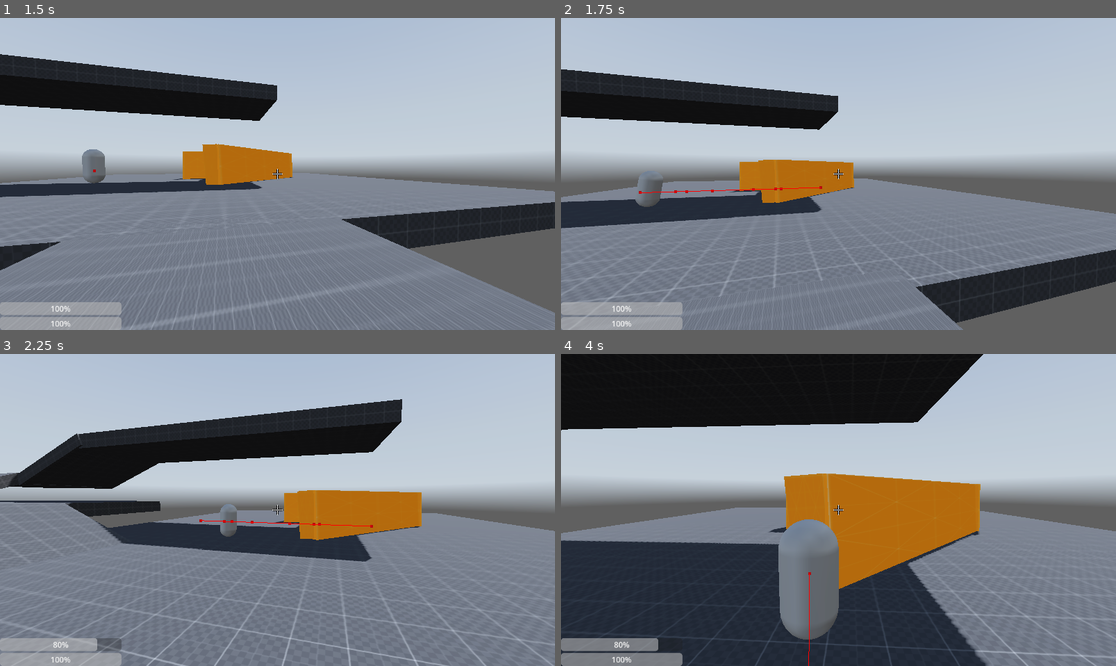
Above: before the commit, frames 1-4 (two rows, left to right).
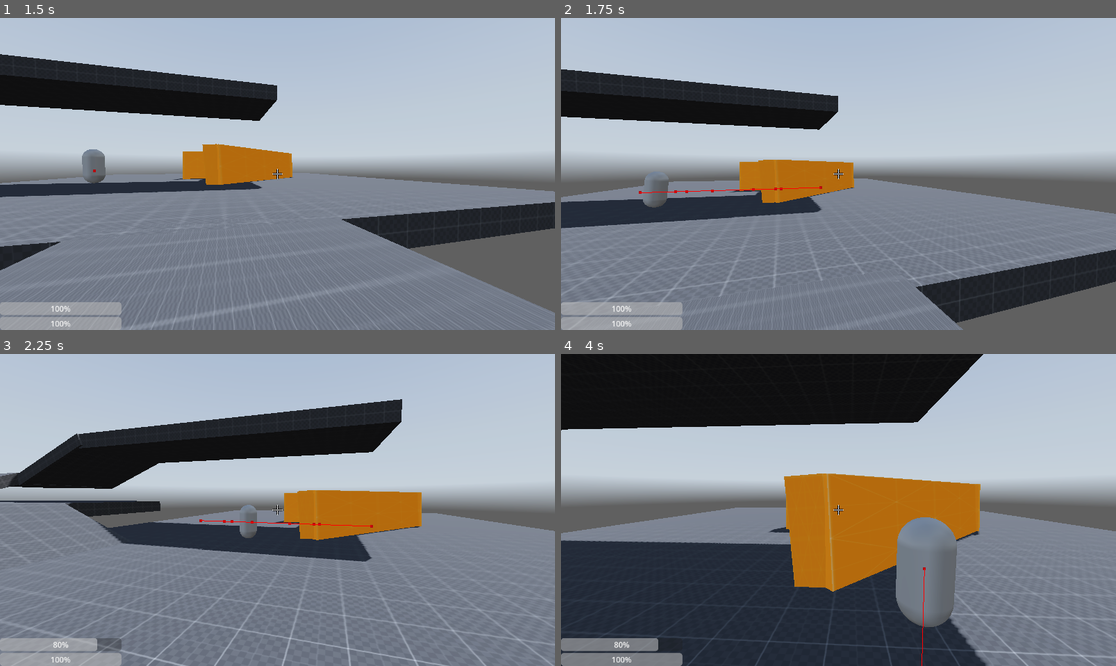
Above: after the commit, the same moments.

Repository: loumcn12/Aftermath
Game: Godot game, scene res://scenes/main menu/main_menu.tscn
The game is run twice, just before and just after one commit, with the same random seed, the same clock (stepped at 60 frames per second) and the same inputs. A sky picture missing from this copy of the repository is replaced by a grey-blue gradient.
Inputs (mouse positions are in pixels of both pictures, inside the frame that each line leads up to):
- Up to frame 1 (1.5 s): click "Start" at 0.5 s; tap Enter at 1.25 s; move the mouse to (305, 174) at 1.27 s; hold W (forward) from 1.28 s (still down); hold Ctrl (crouch) from 1.28 s (still down)
- Up to frame 2 (1.75 s): keep holding W (forward); keep holding Ctrl (crouch); tap Space (jump) at 1.52 s
- Up to frame 3 (2.25 s): keep holding W (forward); move the mouse to (249, 510) at 2.02 s; release Ctrl (crouch) at 2.03 s; tap H (DamageTest) at 2.1 s
- Up to frame 4 (4 s): keep holding W (forward); tap Space (jump) at 2.27, 3.77 s; tap Ctrl (crouch) at 2.3, 3.8 s; move the mouse to (849, 503) at 2.77 s; hold Ctrl (crouch) 2.78-3.53 s; move the mouse to (832, 516) at 3.52 s; tap Shift (sprint) at 3.6 s

Frame 1 is identical in both runs. In frame 2, 0.2% of the frame differs, in the area x 13-20%, y 50-61%; in frame 3, 0.5%; in frame 4, 6.4%, in the area x 39-72%, y 52-100%.

Commit message:
Finished basic enemy AI
Added damage function and proper tracking

Diff:
--- a/scenes/enemy.tscn
+++ b/scenes/enemy.tscn
@@ -7,11 +7,15 @@
 [sub_resource type="CapsuleShape3D" id="CapsuleShape3D_4ra3w"]
 
 [sub_resource type="SphereShape3D" id="SphereShape3D_5uy6h"]
-radius = 4.238
+radius = 4.0
+
+[sub_resource type="SphereShape3D" id="SphereShape3D_7p1mj"]
+radius = 1.5
 
 [node name="Enemy" type="CharacterBody3D"]
 collision_layer = 2
 collision_mask = 7
+floor_max_angle = 1.39626
 script = ExtResource("1_7p1mj")
 
 [node name="MeshInstance3D" type="MeshInstance3D" parent="."]
@@ -30,9 +34,17 @@
 [node name="CollisionShape3D" type="CollisionShape3D" parent="DetectionArea"]
 shape = SubResource("SphereShape3D_5uy6h")
 
+[node name="DamageArea" type="Area3D" parent="."]
+collision_mask = 6
+
+[node name="DamageShape" type="CollisionShape3D" parent="DamageArea"]
+shape = SubResource("SphereShape3D_7p1mj")
+
 [node name="LineOfSightRay" type="RayCast3D" parent="."]
 visible = false
 target_position = Vector3(0, 0, -1)
 collision_mask = 4
 debug_shape_custom_color = Color(1, 0, 0, 1)
 debug_shape_thickness = 5
+
+[node name="DamageTimer" type="Timer" parent="."]
--- a/scenes/main.tscn
+++ b/scenes/main.tscn
@@ -136,3 +136,5 @@
 
 [node name="Enemy" parent="." instance=ExtResource("7_o6xl0")]
 transform = Transform3D(1, 0, 0, 0, 1, 0, 0, 0, 1, 0, 1.36493, 0)
+patrol_speed = 5.0
+chase_speed = 3.0
--- a/scenes/player.tscn
+++ b/scenes/player.tscn
@@ -9,7 +9,7 @@
 [sub_resource type="CapsuleShape3D" id="CapsuleShape3D_m04g1"]
 height = 1.2
 
-[node name="Player" type="CharacterBody3D" groups=["player"]]
+[node name="player" type="CharacterBody3D" groups=["player"]]
 collision_layer = 2
 collision_mask = 5
 script = ExtResource("3_ob08u")
--- a/scripts/base_enemy.gd
+++ b/scripts/base_enemy.gd
@@ -4,6 +4,9 @@
 @export var patrol_speed: float = 3.0
 @export var chase_speed: float = 5.0
 @export var wait_time_at_point: float = 1.0
+@export var damage_amount: int = 10
+@export var damage_delay: float = 1.0
+
 
 
 var current_point_index := 0
@@ -14,11 +17,18 @@
 var player_visible := false
 var last_known_patrol_position: Vector3
 var player_detected := false
+var player_height = 1.0  # fallback
+
 
 
 @onready var agent: NavigationAgent3D = $NavigationAgent3D
 @onready var detection_area: Area3D = $DetectionArea
+@onready var damage_area: Area3D = $DamageArea
 @onready var los_ray: RayCast3D = $LineOfSightRay
+@onready var damage_timer: Timer = $DamageTimer
+@onready var playerNode: Node3D = get_parent().get_node("player")
+@onready var standing_shape_node: CollisionShape3D = playerNode.get_node("standing_collision_shape")
+@onready var crouching_shape_node: CollisionShape3D = playerNode.get_node("crouching_collision_shape")
 
 
 
@@ -28,10 +38,17 @@
 		push_warning("Patrol points are empty.")
 		return
 
+
 	agent.target_position = patrol_points[current_point_index]
 
 	detection_area.body_entered.connect(_on_body_entered)
 	detection_area.body_exited.connect(_on_body_exited)
+
+	damage_area.body_entered.connect(_on_damage_area_body_entered)
+	damage_area.body_exited.connect(_on_damage_area_body_exited)
+
+	damage_timer.timeout.connect(_on_damage_timer_timeout)
+	damage_timer.wait_time = damage_delay
 
 func _physics_process(_delta: float) -> void:
 	if player_detected:
@@ -97,13 +114,45 @@
 		chasing = false
 		agent.target_position = last_known_patrol_position
 
+func _on_damage_area_body_entered(body: Node):
+	if body.is_in_group("player"):
+		player = body
+		damage_timer.start()
+
+func _on_damage_area_body_exited(body: Node):
+	if body.is_in_group("player"):
+		damage_timer.stop()
+
+func _on_damage_timer_timeout():
+	if is_instance_valid(player):
+		if player.is_in_group("player") and damage_area.get_overlapping_bodies().has(player):
+			player._Damage(damage_amount)
+			print("Damaged player for", damage_amount)
+
+func get_active_player_shape_height() -> float:
+	if not is_instance_valid(playerNode):
+		return 1.5  # fallback default height
+
+	if standing_shape_node and standing_shape_node is CollisionShape3D and standing_shape_node.visible:
+		var shape = standing_shape_node.shape
+		if shape is CapsuleShape3D:
+			return shape.height
+	elif crouching_shape_node and crouching_shape_node is CollisionShape3D and crouching_shape_node.visible:
+		var shape = crouching_shape_node.shape
+		if shape is CapsuleShape3D:
+			return shape.height
+
+	return 1.5  # default if nothing is valid
+
 func _update_line_of_sight():
 	if not is_instance_valid(player):
 		player_visible = false
 		return
 
+
+
 	var from_pos = global_transform.origin + Vector3.UP * 1.5
-	var to_pos = player.global_transform.origin + Vector3.UP * 1.5
+	var to_pos = player.global_transform.origin + Vector3.UP * (player_height / 2.0)
 
 	var space_state = get_world_3d().direct_space_state
 	var query = PhysicsRayQueryParameters3D.create(from_pos, to_pos)
Not shown: 1 places in scenes/enemy.tscn that only renumber resources
